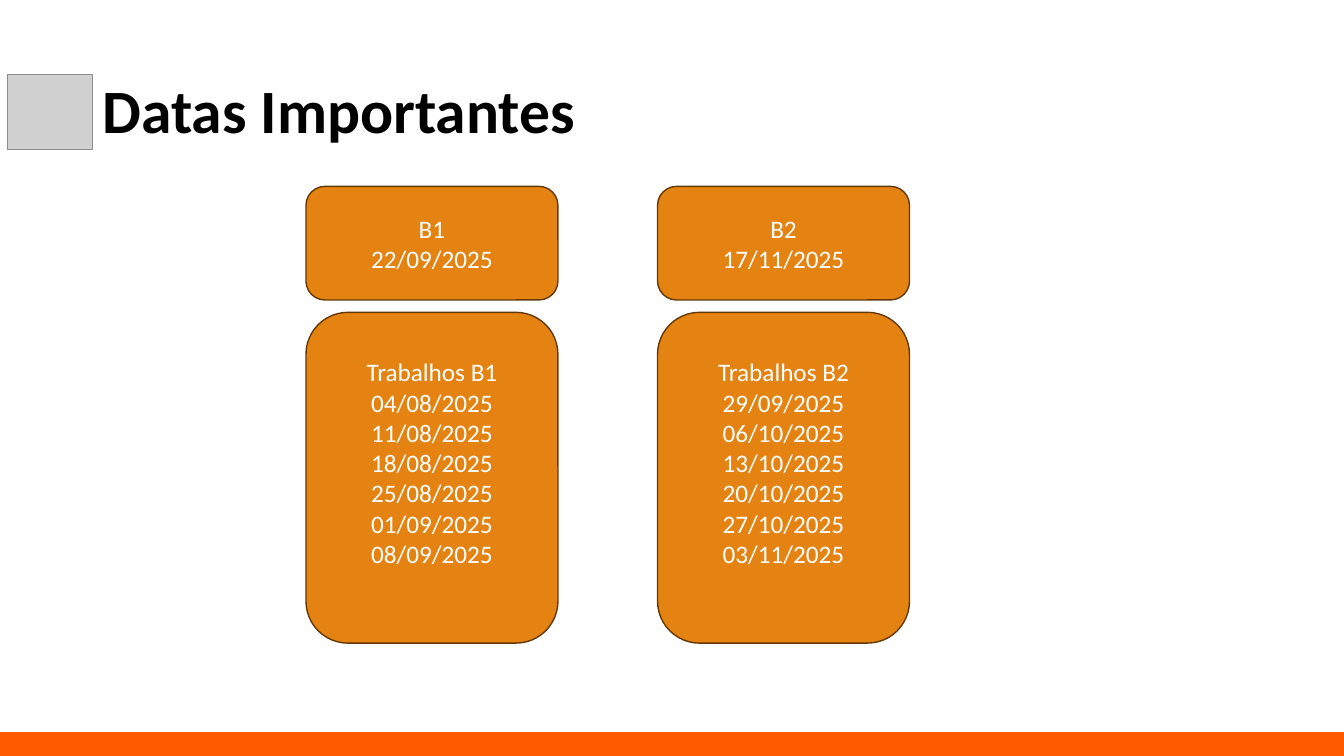
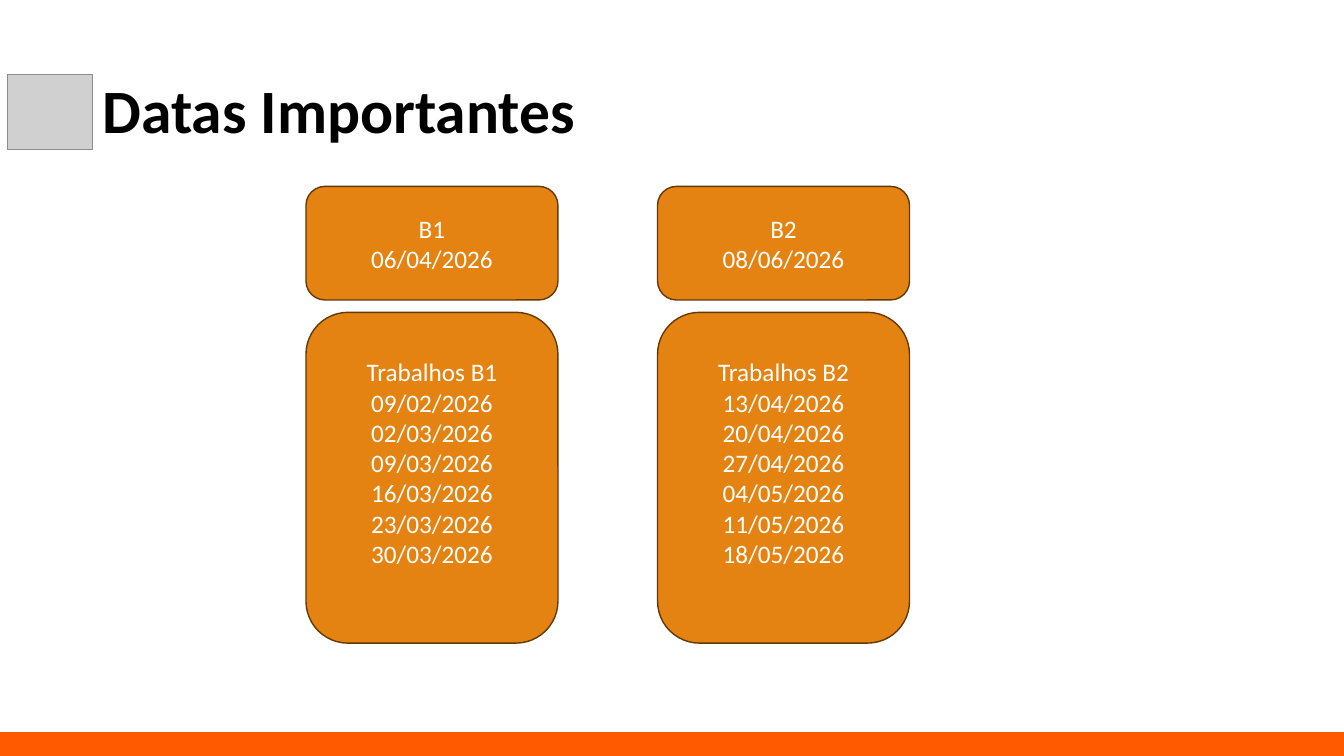
Before and after one commit to simoneCanto/LOO_1_Anhanguera, a slide deck: slide 8 of aula_1.pptx. Drawn at 1344x756 pixels with LibreOffice and Linux fonts; fonts in the diff are those of the drawing; grey boxes stand for pictures; background and template pictures are left out. Boxes give left, top, right and bottom in pixels: in the first picture for what was removed or moved away, otherwise in the second. Text is boxed around its words. In the diff, an @@ line names an element or a change of style, - is before the commit and + after.

```diff
--- a/aula_1.pptx
+++ b/aula_1.pptx
@@ text in rounded rectangle at box(371, 221, 492, 269): text changed @@
-B1
-22/09/2025
+B1
+06/04/2026
@@ text in rounded rectangle at box(723, 221, 844, 269): text changed @@
-B2
-17/11/2025
+B2
+08/06/2026
@@ text in rounded rectangle at box(371, 394, 492, 564): text changed @@
-04/08/2025
-11/08/2025
-18/08/2025
-25/08/2025
-01/09/2025
-08/09/2025
+09/02/2026
+02/03/2026
+09/03/2026
+16/03/2026
+23/03/2026
+30/03/2026
@@ text in rounded rectangle at box(723, 394, 844, 564): text changed @@
-29/09/2025
-06/10/2025
-13/10/2025
-20/10/2025
-27/10/2025
-03/11/2025
+13/04/2026
+20/04/2026
+27/04/2026
+04/05/2026
+11/05/2026
+18/05/2026
```
Also in this commit, not shown: 1 other slide changed.
